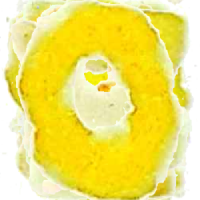
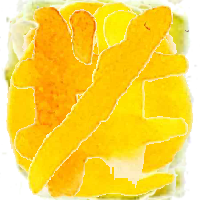
Layers edited between the first and the second w=200, h=200 image:
added layer "Layer 44" above "Layer 43" over (27, 4, 173, 195)
added layer "Layer 43" above "Layer 42" over (69, 9, 138, 197)
added layer "Layer 42" above "Layer 41" over (11, 2, 189, 199)
added layer "Layer 41" above "Layer 40" over (6, 2, 194, 198)
added layer "Layer 40" above "Layer 39" over (77, 7, 152, 196)
added layer "Layer 39" above "Layer 38" over (10, 4, 189, 178)
added layer "Layer 38" above "Layer 37" over (61, 8, 139, 192)
added layer "Layer 37" above "Layer 36" over (22, 2, 177, 197)
